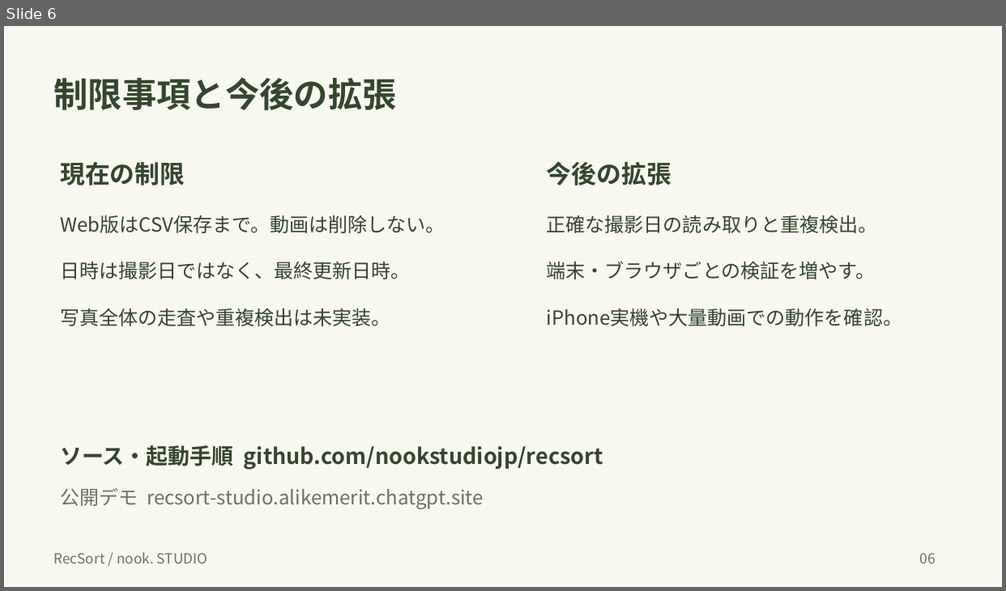
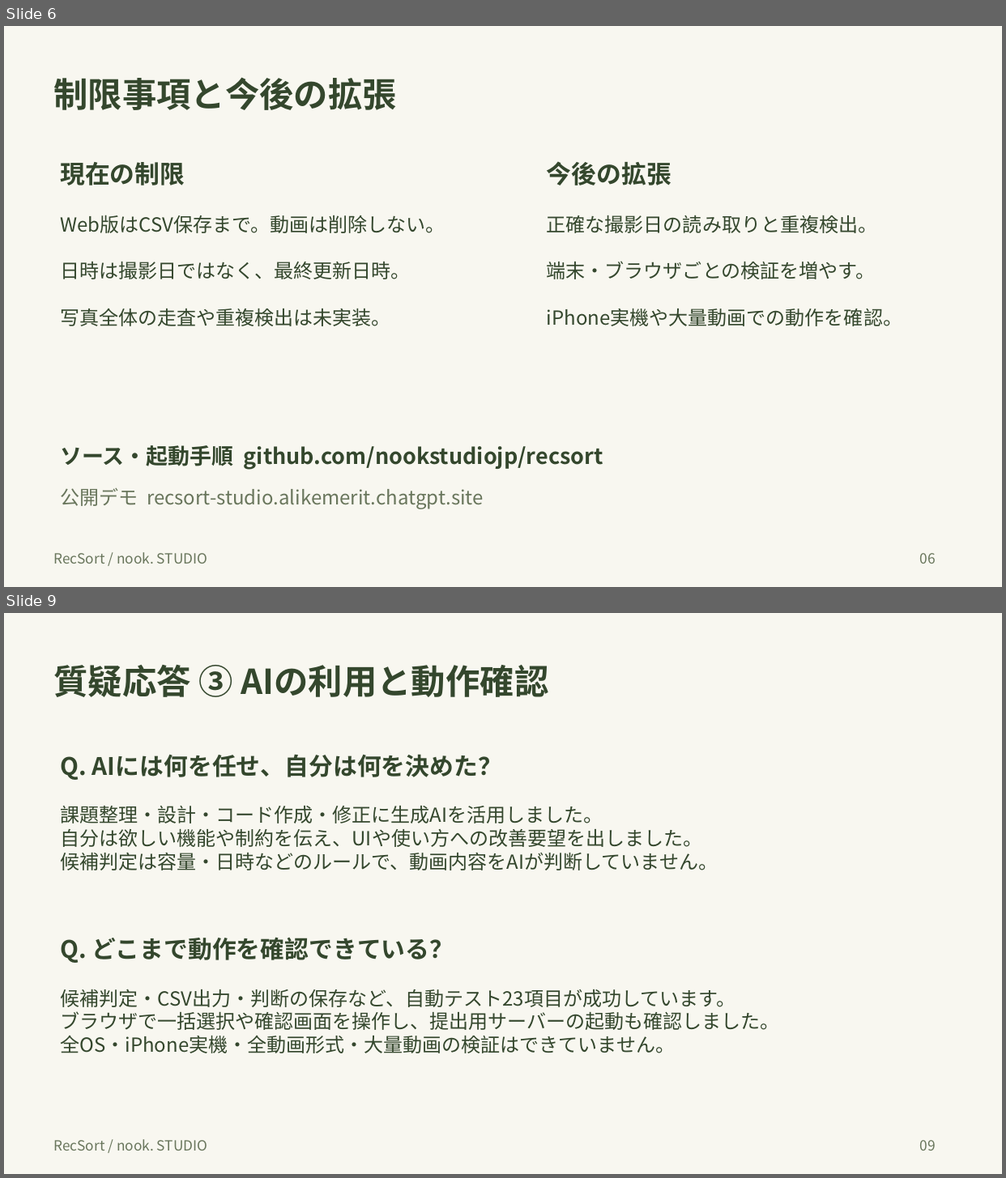
Before and after one commit to nookstudiojp/recsort, a slide deck: docs/RecSort-slides.pptx. Shown one above the other, each under a label of ours: slide 6 before the commit, slides 6 and 9 after it; the slides between them are not shown. The pictures are 1006x591 and 1006x1178 pixels, drawn with LibreOffice and Linux fonts; fonts in the diff are those of the drawing. Boxes give left, top, right and bottom in pixels: in the first picture for what was removed or moved away, otherwise in the second. Text is boxed around its words. In the diff, an @@ line names an element or a change of style, - is before the commit and + after.

```diff
--- a/docs/RecSort-slides.pptx
+++ b/docs/RecSort-slides.pptx
@@ slide 9 added at <box>4,613,1002,1174</box>, background #F8F7F0 @@
@@ text added at <box>54,665,549,697</box>, 33 pt, text #34472D, bold @@
+質疑応答 ③ AIの利用と動作確認
@@ text added at <box>60,754,502,780</box>, 23.2 pt, text #34472D, bold @@
+Q. AIには何を任せ、自分は何を決めた？
@@ text added at <box>60,806,718,871</box>, 18.8 pt, text #34472D @@
+課題整理・設計・コード作成・修正に生成AIを活用しました。
+自分は欲しい機能や制約を伝え、UIや使い方への改善要望を出しました。
+候補判定は容量・日時などのルールで、動画内容をAIが判断していません。
@@ text added at <box>60,937,454,963</box>, 23.2 pt, text #34472D, bold @@
+Q. どこまで動作を確認できている？
@@ text added at <box>60,990,779,1054</box>, 18.8 pt, text #34472D @@
+候補判定・CSV出力・判断の保存など、自動テスト23項目が成功しています。
+ブラウザで一括選択や確認画面を操作し、提出用サーバーの起動も確認しました。
+全OS・iPhone実機・全動画形式・大量動画の検証はできていません。
@@ text added at <box>54,1139,207,1151</box>, 13.5 pt, text #69765C @@
+RecSort / nook. STUDIO
@@ text added at <box>920,1140,936,1151</box>, 13.5 pt, text #69765C @@
+09
```
Also in this commit, not shown: 3 other slides added, 3 other files.
